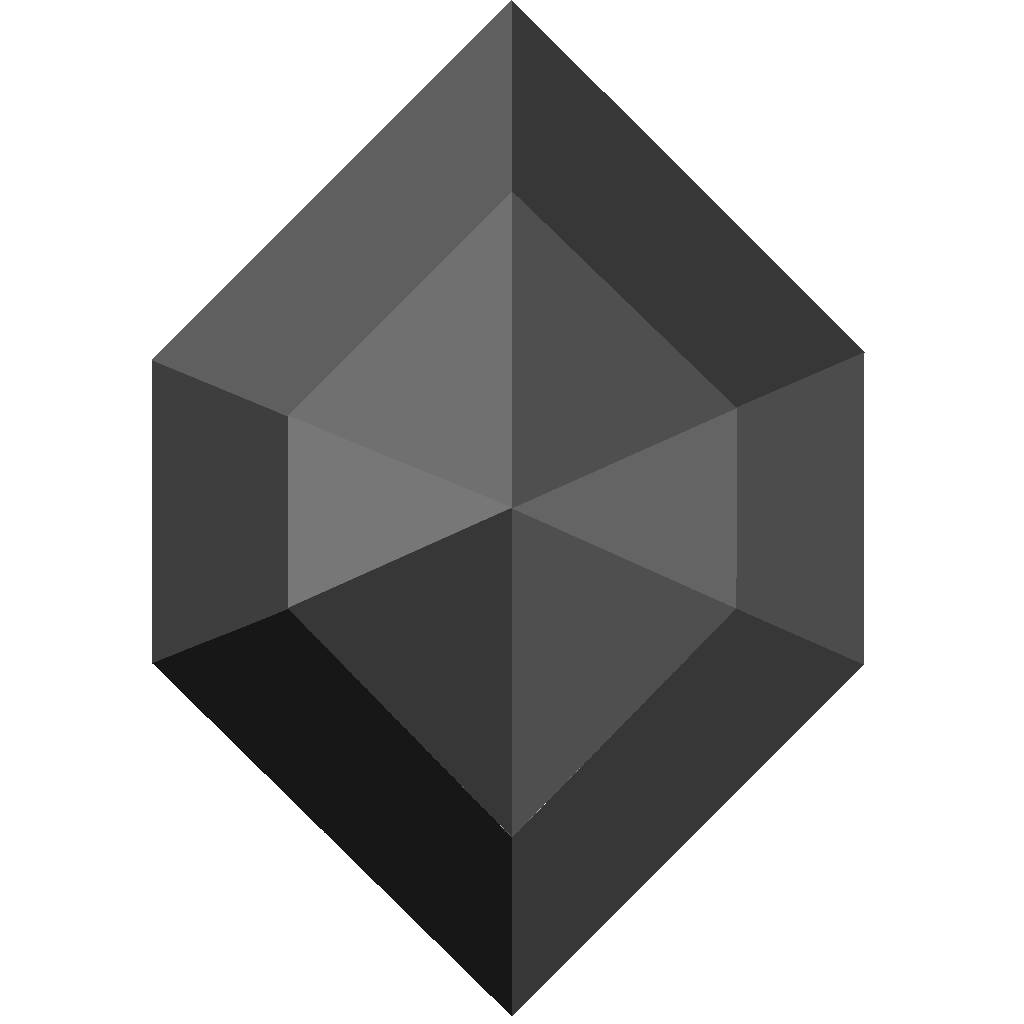
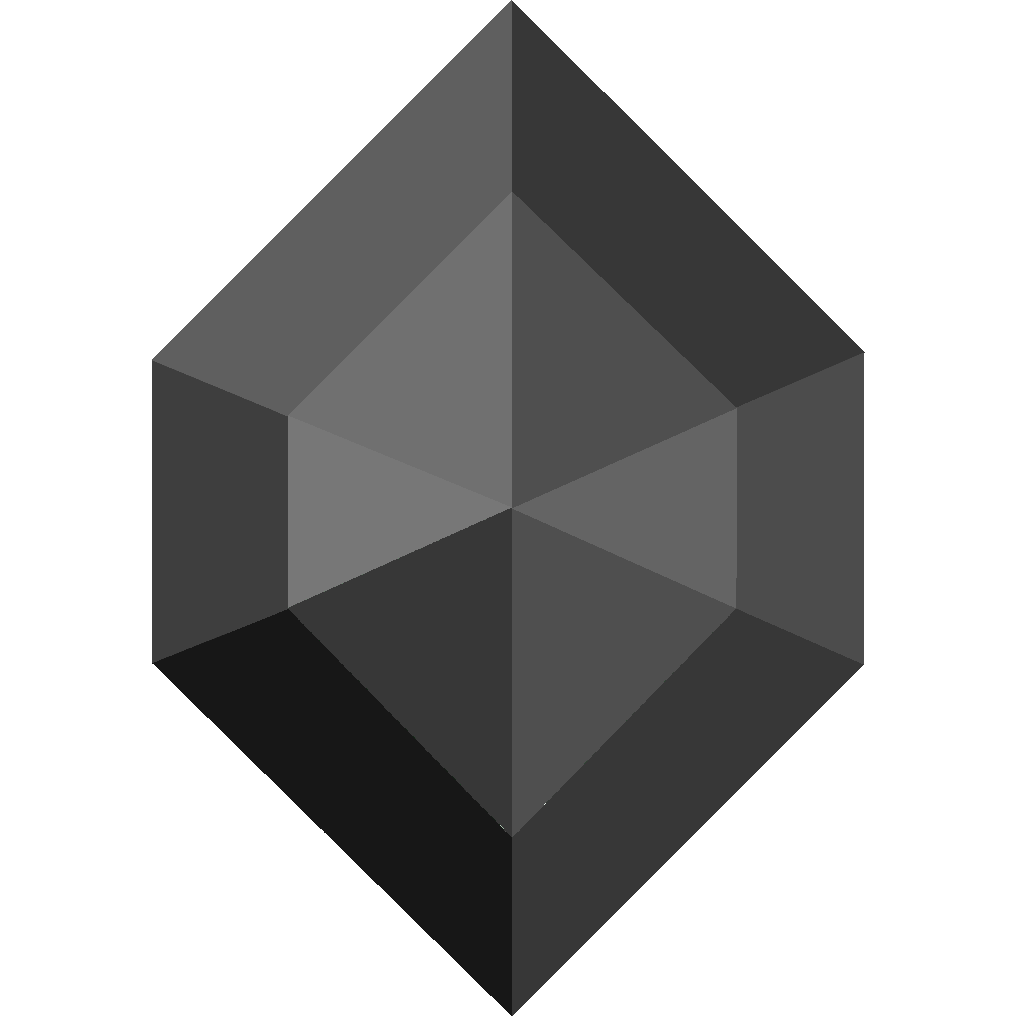
Before/after of a 1024 x 1024 layered artwork. What changed in the layer stack:
painted on "Pasted Layer #11" over [288, 508, 512, 837]
painted on "Pasted Layer #10" over [290, 508, 511, 607]
painted on "Pasted Layer #8" over [545, 223, 720, 392]
painted on "Pasted Layer #7" over [516, 510, 656, 573]
painted on "Pasted Layer #6" over [525, 514, 713, 821]
